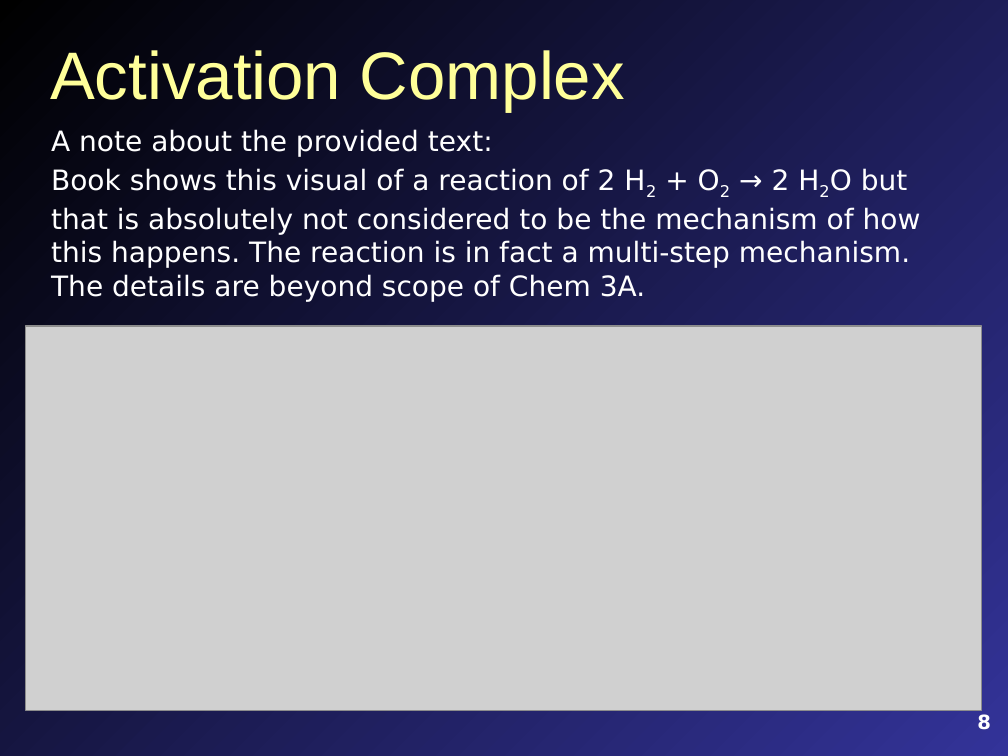
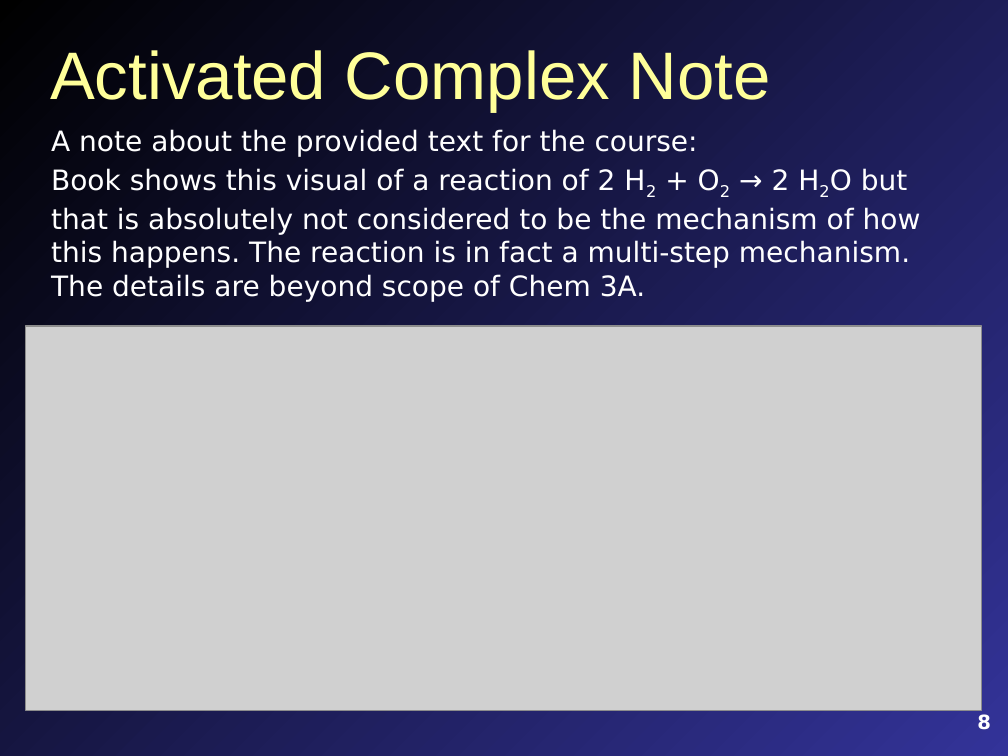
Before and after one commit to mavigozler/mavigozler.github.io, a slide deck: slide 8 of Teaching/Chemistry/Lecture Slides/FCC Chem 3A Chap 13 Content.pptx. Drawn at 1008x756 pixels with LibreOffice and Linux fonts; fonts in the diff are those of the drawing; grey boxes stand for pictures. Boxes give left, top, right and bottom in pixels: in the first picture for what was removed or moved away, otherwise in the second. Text is boxed around its words. In the diff, an @@ line names an element or a change of style, - is before the commit and + after.

```diff
--- a/Teaching/Chemistry/Lecture Slides/FCC Chem 3A Chap 13 Content.pptx
+++ b/Teaching/Chemistry/Lecture Slides/FCC Chem 3A Chap 13 Content.pptx
@@ title at <box>50,50,771,112</box>: text changed @@
-Activation Complex
+Activated Complex Note
@@ text at <box>51,129,698,157</box>: text changed @@
-A note about the provided text:
+A note about the provided text for the course:
```
Also in this commit, not shown: 7 other slides changed, 11 slides added, 3 slides removed, 13 other files.
